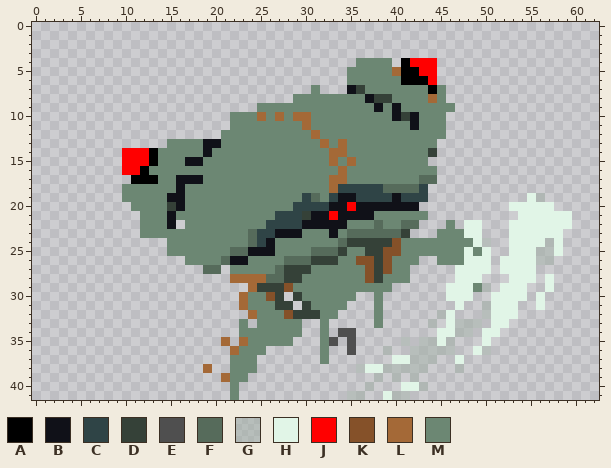
Pixel-art sprite -- Assets/Art/Units/Scarab/ScarabSlap3.png. The picture above was drawn from the file before the commit.
The file is 63x42 pixels. Colours within 5 levels of each other are drawn and written as one.
Palette (. is transparent): A #000000  B #101118  C #2f4446  D #354138  E #4f4f4f  F #566b5b  G #a2b0a680  H #e1f5e7  J #ff0000  K #855129  L #a46937  M #6c8773
Now the later version:
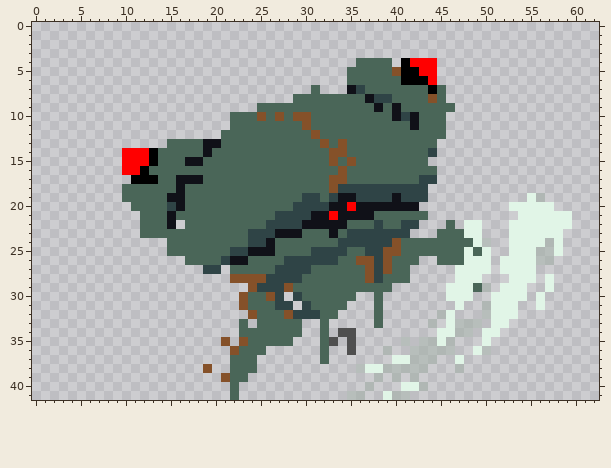
The edit:
@@ palette @@
-M #6c8773
+M #4a6658
@@ x 13..46 @@
  4 .......................MMMM.AJJJ..
- 5 ......................MMMMMLAAJJ..
+ 5 ......................MMMMMKAAJJ..
  6 ......................MMMMMMAAAJ..
- 7 ..................M...BDMMMMMMMAM.
- 8 ................MMMMMMMMBDDMMMMLM.
+ 7 ..................M...BCMMMMMMMAM.
+ 8 ................MMMMMMMMBCCMMMMKM.
  9 ............MMMMMMMMMMMMMBMBMMMMMM
-10 .........MMMLMLMLLMMMMMMMMMBDBMMM.
-11 .........MMMMMMMMLMMMMMMMMMMMBMMM.
-12 ........MMMMMMMMMMLMMMMMMMMMMMMMM.
-13 ..MMMMBBMMMMMMMMMMMLMLMMMMMMMMMM..
-14 AMMMMMBMMMMMMMMMMMMMLLMMMMMMMMMD..
-15 AMMMBBMMMMMMMMMMMMMMLMLMMMMMMMM...
-16 MMMMMMMMMMMMMMMMMMMMMLMMMMMMMMMM..
-17 AMMBBBMMMMMMMMMMMMMMLLMMMMMMMMFF..
-18 MMMBMMMMMMMMMMMMMMMMLCCCCCFFFFC...
-19 MMBBMMMMMMMMMMMMMCFMCBBCCCCBCCC...
-20 MMDBMMMMMMMMMMMMCCCCBBJBBBBBBB....
-21 MMBMMMMMMMMMMMCCCDBBJBBBBMMMMMM...
-22 MMB.MMMMMMMMMCCCCBBBBBMMMFMMFF...M
-23 MMMMMMMMMMMFCCBBBMMMBMFFFFFFD...MM
-24 ..MMMMMMMMMFCBMMMMMMMFDDDDDKMMMMMM
-25 ..MMMMMMMFFBBBMMMMFFFDMMDDKKMMMMMM
-26 ....MMMMFBBMMMMFFFDDDMMKKDKMMM..MM
-27 ......FF.MMMMMFDDDMMMMMMKDKMM.....
-28 .........LLLLFFDDMMMMMMMKDMMM.....
-29 ...........LDDDKMMMMMMMMMMM......H
-30 ..........LMMKD.DMMMMMM..M.......H
-31 ..........LMMMDD.DMMMM...M........
-32 ...........LMMMKDDDMM....M......GH
+10 .........MMMKMKMKKMMMMMMMMMBCBMMM.
+11 .........MMMMMMMMKMMMMMMMMMMMBMMM.
+12 ........MMMMMMMMMMKMMMMMMMMMMMMMM.
+13 ..MMMMBBMMMMMMMMMMMKMKMMMMMMMMMM..
+14 AMMMMMBMMMMMMMMMMMMMKKMMMMMMMMMC..
+15 AMMMBBMMMMMMMMMMMMMMKMKMMMMMMMM...
+16 MMMMMMMMMMMMMMMMMMMMMKMMMMMMMMMM..
+17 AMMBBBMMMMMMMMMMMMMMKKMMMMMMMMCC..
+18 MMMBMMMMMMMMMMMMMMMMKCCCCCCCCCC...
+19 MMBBMMMMMMMMMMMMMCCMCBBCCCCBCCC...
+20 MMCBMMMMMMMMMMMMCCCCBBJBBBBBBB....
+21 MMBMMMMMMMMMMMCCCCBBJBBBBMMMMMM...
+22 MMB.MMMMMMMMMCCCCBBBBBMMMCMMCC...M
+23 MMMMMMMMMMMCCCBBBMMMBMCCCCCCC...MM
+24 ..MMMMMMMMMCCBMMMMMMMCCCCCCKMMMMMM
+25 ..MMMMMMMCCBBBMMMMCCCCMMCCKKMMMMMM
+26 ....MMMMCBBMMMMCCCCCCMMKKCKMMM..MM
+27 ......CC.MMMMMCCCCMMMMMMKCKMM.....
+28 .........KKKKCCCCMMMMMMMKCMMM.....
+29 ...........KCCCKMMMMMMMMMMM......H
+30 ..........KMMKC.CMMMMMM..M.......H
+31 ..........KMMMCC.CMMMM...M........
+32 ...........KMMMKCCCMM....M......GH
 33 ..........M.MMMMM..M.....M.....G.H
 34 ..........MMMMMMM..M.EE.........HH
-35 ........L.LMMMMM...ME.E.....G.GGHG
-36 .........LMMM......M..E...G..GGGGG
+35 ........K.KMMMMM...ME.E.....G.GGHG
+36 .........KMMM......M..E...G..GGGGG
 37 .........MMM.......M.......HHGGG..
-38 ......L..MMM...........GHHGGGGG...
-39 ........LMM..............G.G.G....
+38 ......K..MMM...........GHHGGGGG...
+39 ........KMM..............G.G.G....
 40 .........M..............G...HHG...
Where, in picture pixels (left, top, right, bottom), the same in both pictures:
changed: (122, 58, 482, 400)
